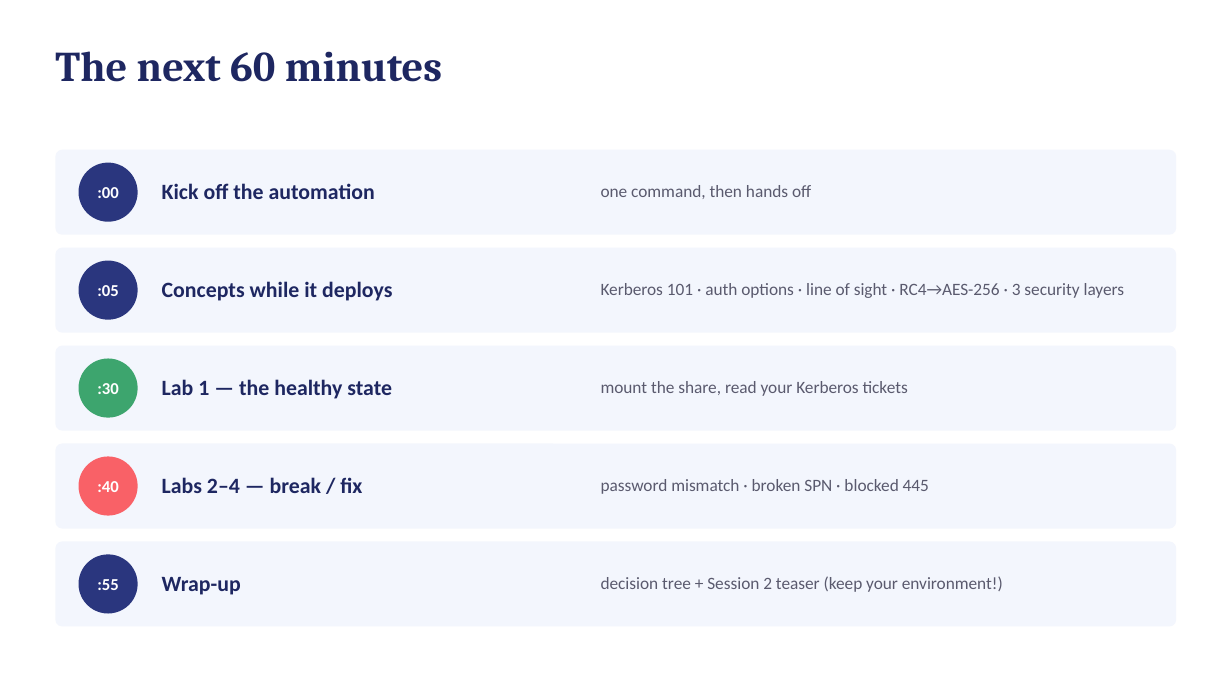
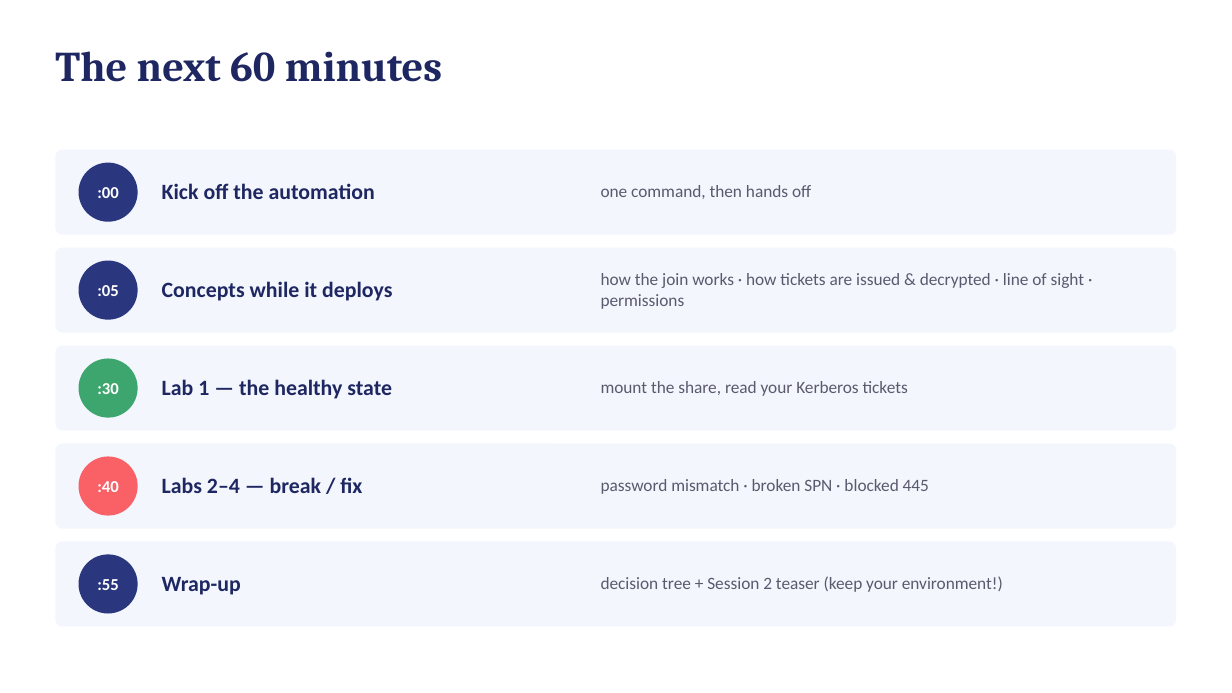
Before and after one commit to kmin1223/azfiles-lab, a slide deck: slide 3 of session1-adds-deck.pptx. Drawn at 1232x693 pixels with LibreOffice and Linux fonts; fonts in the diff are those of the drawing. Boxes give left, top, right and bottom in pixels: in the first picture for what was removed or moved away, otherwise in the second. Text is boxed around its words. In the diff, an @@ line names an element or a change of style, - is before the commit and + after.

```diff
--- a/session1-adds-deck.pptx
+++ b/session1-adds-deck.pptx
@@ text at [601, 273, 1084, 309]: text changed @@
-Kerberos 101 · auth options · line of sight · RC4→AES-256 · 3 security layers
+how the join works · how tickets are issued & decrypted · line of sight · permissions
```
Also in this commit, not shown: 3 other slides changed, 3 slides added, 2 slides removed, 7 other files.
